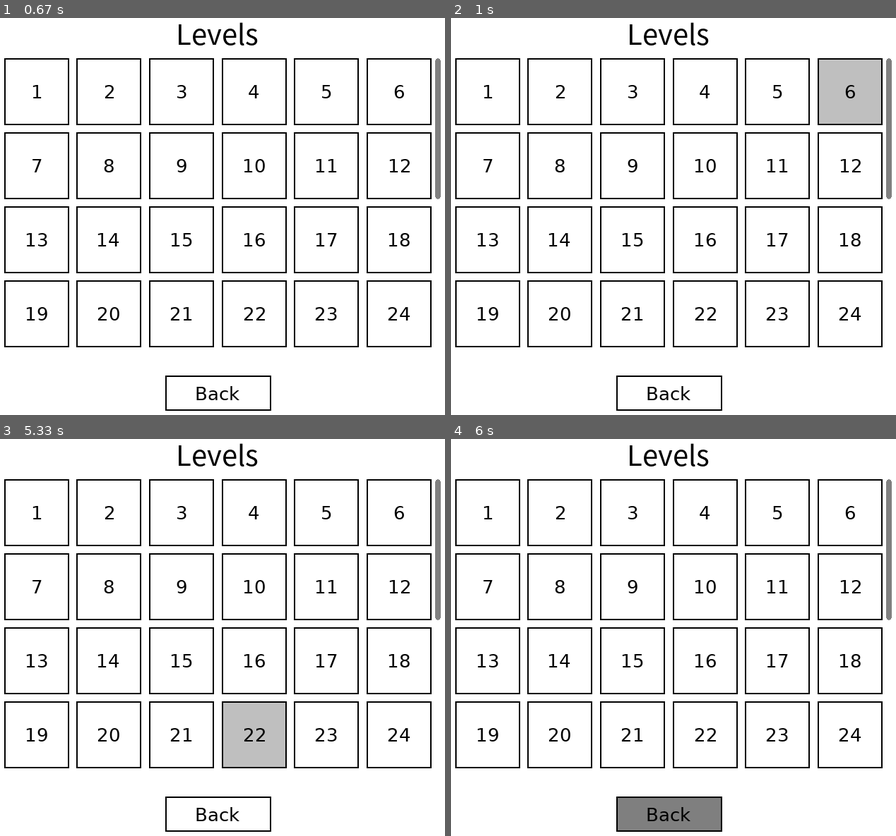
Above: before the commit, frames 1-4 (two rows, left to right).
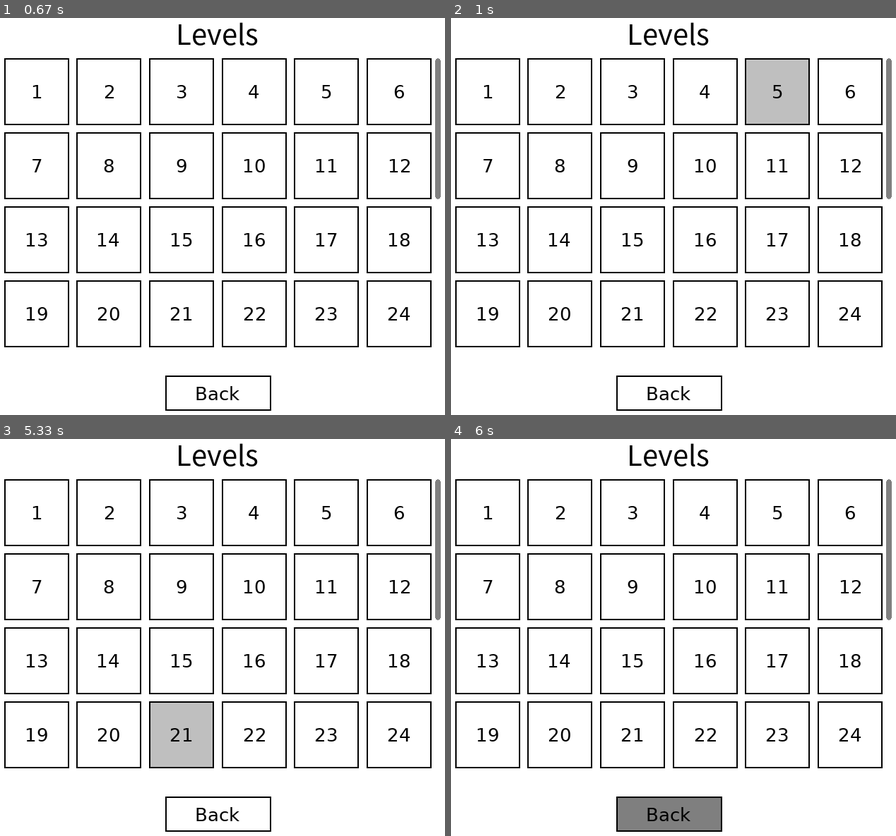
Above: after the commit, the same moments.

Repository: rschwa6308/Pygame-App-Framework
Game: pygame game, started from src/ArithmaRemake.py
Two runs of this game, one before a commit and one after it. Both use one fixed random seed, a clock stepped at 60 frames per second and the inputs below.
Inputs (mouse positions are in pixels of both pictures, inside the frame that each line leads up to):
- Up to frame 1 (0.67 s): press the mouse at (218, 204) at 0.37 s; move the mouse to (129, 180) at 0.47 s; release the mouse at (44, 160) at 0.6 s
- Up to frame 2 (1 s): press the mouse at (669, 33) at 0.7 s; move the mouse to (740, 57) at 0.8 s; release the mouse at (811, 81) at 0.93 s
- Up to frame 3 (5.33 s): press the mouse at (218, 454) at 1.1 s; move the mouse to (253, 534) at 1.2 s; move the mouse to (284, 613) at 1.3 s; release the mouse at (284, 613) at 1.33 s; press the mouse at (218, 812) at 1.57 s; move the mouse to (258, 681) at 1.67 s; release the mouse at (298, 554) at 1.8 s; press the mouse at (218, 625) at 2.03 s; move the mouse to (129, 605) at 2.13 s; release the mouse at (40, 589) at 2.27 s; press the mouse at (218, 812) at 2.4 s; move the mouse to (209, 681) at 2.5 s; release the mouse at (195, 546) at 2.63 s; press the mouse at (218, 625) at 2.8 s; move the mouse to (155, 617) at 2.9 s; release the mouse at (93, 609) at 3.03 s; press the mouse at (218, 625) at 3.13 s; move the mouse to (124, 570) at 3.23 s; release the mouse at (35, 514) at 3.37 s; press the mouse at (218, 454) at 3.5 s; move the mouse to (307, 601) at 3.6 s; release the mouse at (391, 744) at 3.73 s; press the mouse at (218, 454) at 3.83 s; move the mouse to (160, 581) at 3.93 s; release the mouse at (106, 708) at 4.07 s; press the mouse at (218, 812) at 4.23 s; move the mouse to (169, 796) at 4.33 s; release the mouse at (124, 780) at 4.47 s; move the mouse to (218, 625) at 4.63 s; press the mouse at (218, 625) at 4.67 s; move the mouse to (320, 657) at 4.77 s; release the mouse at (422, 693) at 4.9 s; press the mouse at (218, 454) at 5.07 s; move the mouse to (213, 585) at 5.17 s; release the mouse at (209, 720) at 5.3 s
- Up to frame 4 (6 s): press the mouse at (669, 625) at 5.43 s; move the mouse to (709, 697) at 5.53 s; move the mouse to (749, 772) at 5.63 s; release the mouse at (749, 772) at 5.67 s; press the mouse at (669, 812) at 5.9 s

Frame 1 is identical in both runs. In frame 2, 4.5% of the frame differs, in the area x 66-97%, y 10-27%; in frame 3, 4.4%; in frame 4, nothing differs.

Commit message:
view sizing options

Diff:
--- a/src/app.py
+++ b/src/app.py
@@ -12,9 +12,13 @@
 
     def __init__(self, hoster: Hoster):
         self.hoster = hoster
-        self.hoster.bind_hook("TRIGGER_RERENDER", self.update_screen, bind_to_children=True)
+        self.hoster.bind_hook("TRIGGER_RERENDER", self.trigger_rerender, bind_to_children=True)
         self.hoster.bind_hook("QUIT_APP", self.quit, bind_to_children=True)
         self.alive = False
+        self.rerender_on_next_frame = True      # initial render
+
+    def trigger_rerender(self):
+        self.rerender_on_next_frame = True
 
     def update_screen(self):
         # print("RERENDER")
@@ -30,7 +34,6 @@
 
         # Mount the hoster and render to the screen
         self.hoster.on_mount()
-        self.update_screen()
 
         clock = pygame.time.Clock()
 
@@ -41,11 +44,15 @@
                 if event.type == pygame.QUIT:
                     self.alive = False
                 elif event.type == pygame.VIDEORESIZE:
-                    screen = pygame.display.set_mode((event.w, event.h), pygame.RESIZABLE)
+                    pygame.display.set_mode((event.w, event.h), pygame.RESIZABLE)
                     self.update_screen()
                 else:
                     # pass all other events down to the hoster
                     self.hoster.process_event(event)
+
+            if self.rerender_on_next_frame:
+                self.update_screen()
+                self.rerender_on_next_frame = False
 
 
 if __name__ == "__main__":
--- a/src/button.py
+++ b/src/button.py
@@ -22,9 +22,9 @@
         self,
         x_flex: int = 1,
         y_flex: int = 1,
-        bg_color: Tuple[int, int, int] = default_bg_color,
+        bg_color: pygame.Color = default_bg_color,
         text: str = "",
-        text_color: Tuple[int, int, int] = default_text_color,
+        text_color: pygame.Color = default_text_color,
         # must be a function of the form (self, event) -> any
         on_click: Callable[[View, pygame.event.EventType], Any] = lambda self, event: None,
         **kwargs
--- a/src/image.py
+++ b/src/image.py
@@ -1,23 +1,7 @@
 import pygame
 
 from view import View
-
-
-# Functions take `image_size` and `region_size` and return `target_size`
-SCALE_MODES = {
-    # maintain original size TODO: crop to fit region
-    "ORIGINAL": lambda img, reg:
-        img, # (min(img[0], reg[0]), min(img[1], reg[1])),
-    # stretch to fill region
-    "STRETCH": lambda img, reg:
-        reg,
-    # stretch to fill smallest dimension of region (maintains aspect ratio)
-    "CONTAIN": lambda img, reg:
-        (round(img[0] * (r := reg[(d := reg[0] > reg[1])] / img[d])), round(img[1] * r)),
-    # stretch to fill largest dimension of region (maintains aspect ratio)
-    "COVER":   lambda img, reg:
-        (round(img[0] * (r := reg[(d := reg[0] < reg[1])] / img[d])), round(img[1] * r)),
-}
+from util import SCALE_MODES
 
 
 class Image(View):
--- a/src/scrollview.py
+++ b/src/scrollview.py
@@ -9,7 +9,7 @@
     default_bg_color = WHITE
 
     # portion of canvas to scroll with 1 scroll event
-    scroll_speed_x = 0.10
+    scroll_speed_x = 0.08
     scroll_speed_y = 0.05
 
     scroll_bar_color = BLACK
@@ -50,14 +50,14 @@
         ]
         self.canvas_cache = None
 
-        self.collision_offset = (0, 0)
+    def process_event(self, event):
+        event.flags = []
 
-    def process_event(self, event):
+        super().process_event(event)
+
         if event.type == pygame.MOUSEWHEEL:
             # prevent double-scrolling of nested ScrollViews (only scroll the child)
-            # TODO: how to handle when scroll view is grandchild?
-            # TODO: default to scrolling the parent (i.e. self) when the child is maxed/mined out (?)
-            if not isinstance(self.hover_child, ScrollView):
+            if "SCROLL_PROCESSED" not in event.flags:
                 old_scroll_area = list(self.scroll_area)    # copy
                 d = (-event.x, event.y)
                 for i in (0, 1):
@@ -68,9 +68,8 @@
                         self.scroll_area[i] = min(self.scroll_area[i], 1 - self.scroll_area[2+i])
 
                 if self.scroll_area != old_scroll_area:
+                    event.flags.append("SCROLL_PROCESSED")
                     self.run_hook("TRIGGER_RERENDER")
-
-        super().process_event(event)
 
     def render_onto(
         self,
@@ -103,7 +102,8 @@
         )
 
         # update collision offset value
-        self.collision_offset = blit_area.topleft
+        self.collision_offset[0] += blit_area.left
+        self.collision_offset[1] += blit_area.top
 
         surf.blit(canvas, region, area=blit_area)
 
--- a/src/test.py
+++ b/src/test.py
@@ -36,20 +36,21 @@
             dest=(0.6, 0.3, 0.35, 0.5),
             canvas_size_factors=(1.0, 3.0),
             border_width=3,
+            aspect_ratio=1,
             children=[
                 View(bg_color=GREEN, dest=(0.1, 0.0, 0.2, 1.0), margins=(0, 10, 0, 10)),
                 Button(bg_color=RED, dest=(0.4, 0.1, 0.2, 0.2), text="!", on_click=lambda s, e: print("HI")),
                 View(bg_color=BLUE, dest=(0.4, 0.4, 0.2, 0.2)),
                 View(bg_color=MAGENTA, dest=(0.8, 0.6, 0.2, 0.2)),
                 # TODO: currently testing deeply nested scrollview event behavior
-                View(children=[ScrollView(
+                ScrollView(
                     border_width=1,
                     dest=(0.4, 0.7, 0.3, 0.2),
                     canvas_size_factors=(2.0, 2.0),
                     children=[
                         Image(image=test_image_source)
                     ]
-                )])
+                )
             ]
         ),
         ScrollView(
@@ -77,7 +78,10 @@
         border_width=10,
         border_radius=20,
         on_click=lambda self, event: self.run_hook("NAVIGATE_TO", self.nav_target),
-        margins=(5,)*4
+        margins=(5,)*4,
+        # aspect_ratio=1,
+        abs_size=(200, 100),
+        # scale_mode="CONTAIN"
     )
     for x, level in enumerate(level_screens)
 ]
--- /dev/null
+++ b/src/util.py
@@ -0,0 +1,17 @@
+
+
+# Functions take `src_size` and `region_size` and return `target_size`
+SCALE_MODES = {
+    # maintain original size TODO: crop to fit region
+    "ORIGINAL": lambda src, reg:
+        src,    # (min(src[0], reg[0]), min(src[1], reg[1])),
+    # stretch to fill region
+    "STRETCH": lambda src, reg:
+        reg,
+    # stretch to fill smallest dimension of region (maintains aspect ratio)
+    "CONTAIN": lambda src, reg:
+        (round(src[0] * (r := min(reg[0] / src[0], reg[1] / src[1]))), round(src[1] * r)),
+    # stretch to fill largest dimension of region (maintains aspect ratio)
+    "COVER": lambda src, reg:
+        (round(src[0] * (r := max(reg[0] / src[0], reg[1] / src[1]))), round(src[1] * r)),
+}
--- a/src/view.py
+++ b/src/view.py
@@ -1,24 +1,32 @@
 from typing import Tuple
+import warnings
 import pygame
 
 from component import Component
 from colors import *
+from util import SCALE_MODES
 
 
 class View(Component):
     default_bg_color = WHITE
     default_border_color = BLACK
+
+    default_scale_mode = "STRETCH"
 
     def __init__(
         self,
         x_flex: int = 1,
         y_flex: int = 1,
-        bg_color: Tuple[int, int, int] = default_bg_color,
-        border_color: Tuple[int, int, int] = default_border_color,
+        bg_color: pygame.Color = default_bg_color,
+        border_color: pygame.Color = default_border_color,
         border_width: int = 0,
         border_radius: int = 1,
         margins: Tuple[int, int, int, int] = (0, 0, 0, 0),  # (N, E, S, W)
+        # the region within this View's parent to resize to
         dest: Tuple[float, float, float, float] = (0, 0, 1, 1),            # (L, T, W, H) (floating point in [0, 1]),
+        scale_mode: str = None,
+        aspect_ratio: float = None,
+        abs_size: Tuple[int, int] = None,
         **kwargs
     ):
         super().__init__(**kwargs)
@@ -31,9 +39,46 @@
         self.margins = margins
         self.dest = dest
 
+        # check for sizing argument conflicts
+        if aspect_ratio is not None and abs_size is not None:
+            warnings.warn(RuntimeWarning(
+                "values for both aspect_ratio and abs_size were given; " +
+                "aspect_ratio will be ignored"
+            ))
+            aspect_ratio = None
+
+        # dynamically set scale mode based on given inputs
+        if scale_mode is None:
+            if aspect_ratio is not None:
+                scale_mode = "CONTAIN"
+            elif abs_size is not None:
+                scale_mode = "ORIGINAL"
+            else:
+                scale_mode = self.default_scale_mode
+        else:
+            if scale_mode == "CONTAIN" and aspect_ratio is None:
+                warnings.warn(RuntimeWarning(
+                    "scale_mode was set to \"CONTAIN\" but no aspect ratio was given; " +
+                    "\"STRETCH\" will be used instead"
+                ))
+                scale_mode = self.default_scale_mode
+            elif scale_mode == "ORIGINAL" and abs_size is None:
+                warnings.warn(RuntimeWarning(
+                    "scale_mode was set to \"ORIGINAL\" but no absolute size was given; " +
+                    "\"STRETCH\" will be used instead"
+                ))
+                scale_mode = self.default_scale_mode
+
+        self.scale_mode = scale_mode
+        self.aspect_ratio = aspect_ratio
+        self.abs_size = abs_size
+
         self.child_regions_cache = []   # format (Component, Rect)
         self.hover_child = None
         self.press_child = None
+
+        # TODO: maybe repalce this with a Rect representing collision area
+        self.collision_offset = [0, 0]
 
     def render_children_onto(self, surf, region=None):
         if region is None:
@@ -75,35 +120,52 @@
         render_children=True,
         render_border=True
     ):
+        self.collision_offset = [0, 0]
+
         if region is None:
             region = surf.get_rect()
 
         # adjust region to account for margins
-        region = pygame.Rect(
+        draw_region = pygame.Rect(
             region.left + self.margins[0],
             region.top + self.margins[1],
             region.width - (self.margins[0] + self.margins[2]),
             region.height - (self.margins[1] + self.margins[3]),
         )
 
+        # adjust region to account for scale_mode (i.e. enforce aspect ratio)
+        if self.abs_size:
+            src_size = self.abs_size
+        else:
+            src_size = (self.aspect_ratio, 1)
+        target_size = SCALE_MODES[self.scale_mode](src_size, draw_region.size)
+        draw_region = pygame.Rect(
+            draw_region.left + round((draw_region.size[0] - target_size[0]) / 2),
+            draw_region.top + round((draw_region.size[1] - target_size[1]) / 2),
+            *target_size
+        )
+
+        self.collision_offset[0] += region.left - draw_region.left
+        self.collision_offset[1] += region.top - draw_region.top
+
         if self.border_width > 0:
-            pygame.draw.rect(                                   # fill background
-                surf, self.bg_color, region,
+            pygame.draw.rect(                           # fill background
+                surf, self.bg_color, draw_region,
                 width=0, border_radius=self.border_radius
             )
         else:
-            surf.fill(self.bg_color, region)            # fill background
+            surf.fill(self.bg_color, draw_region)            # fill background
 
         # render all children (on top)
         if render_children:
-            self.render_children_onto(surf, region)
+            self.render_children_onto(surf, draw_region)
 
         # render border (on top)
         if render_border:
-            self.render_border_onto(surf, region)
+            self.render_border_onto(surf, draw_region)
 
         # return the affected region
-        return region
+        return draw_region
 
     def process_event(self, event):
         # Handle all mouse events (excluding scroll wheel - see https://github.com/pygame/pygame/issues/682)
